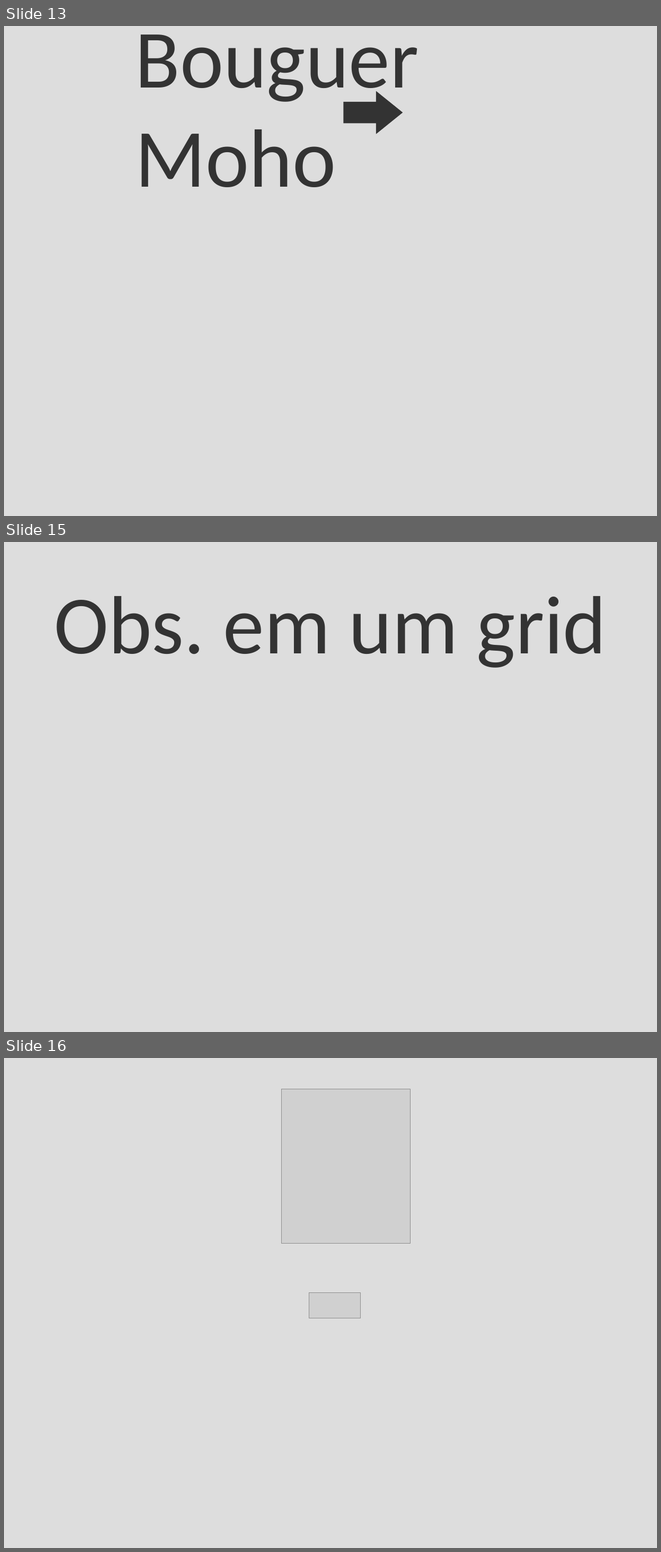
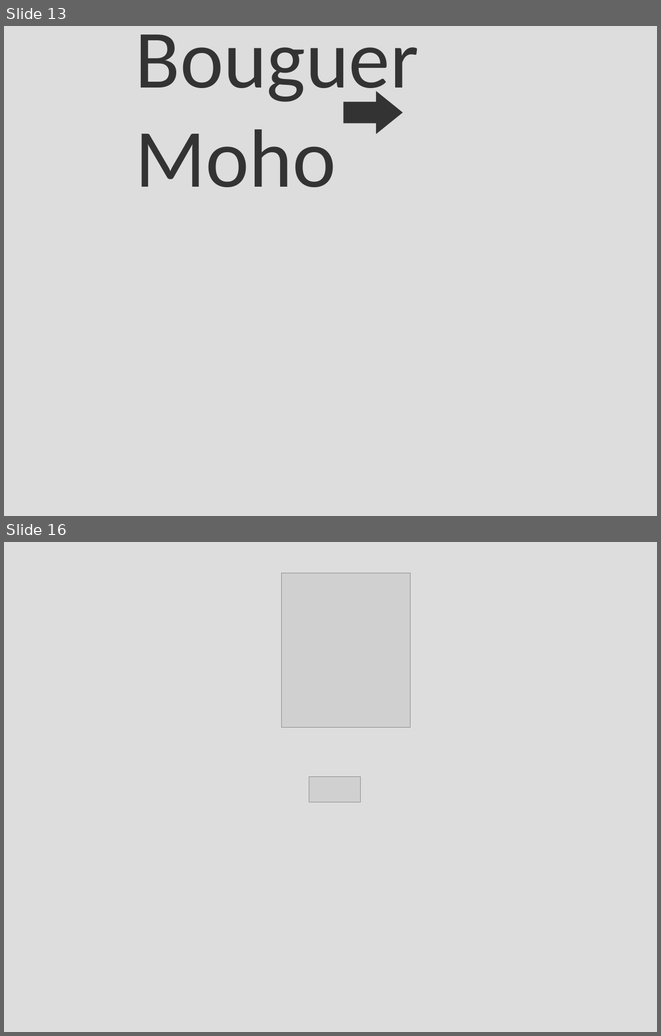
Before and after one commit to leouieda/seminario-on-2015, a slide deck: seminario-2015-leonardo-uieda.odp. Shown one above the other, each under a label of ours: slides 13, 15 and 16 before the commit, slides 13 and 16 after it; the slides between them are not shown. The pictures are 661x1552 and 661x1036 pixels, drawn with LibreOffice and Linux fonts; fonts in the diff are those of the drawing; grey boxes stand for pictures; background and template pictures are left out. Boxes give left, top, right and bottom in pixels: in the first picture for what was removed or moved away, otherwise in the second. Text is boxed around its words. In the diff, an @@ line names an element or a change of style, - is before the commit and + after.

```diff
--- a/seminario-2015-leonardo-uieda.odp
+++ b/seminario-2015-leonardo-uieda.odp
@@ slide 15 removed at [4, 542, 657, 1032], background picture (left out) @@
@@ title removed at [54, 596, 607, 668] @@
-Obs. em um grid
```
Also in this commit, not shown: 6 slides changed, 9 slides added, 2 other files.
